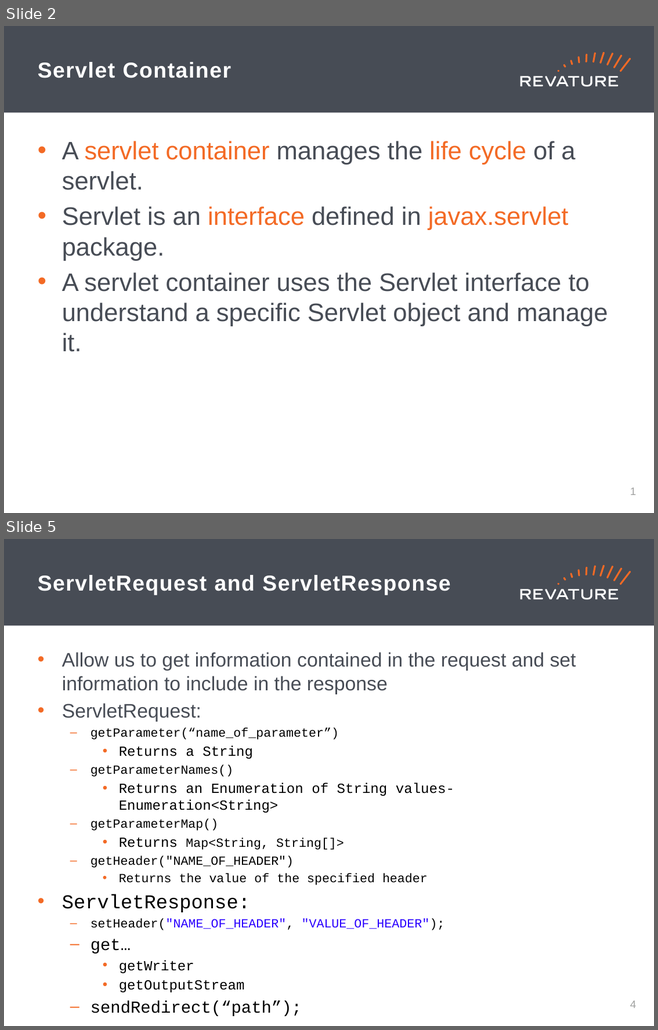
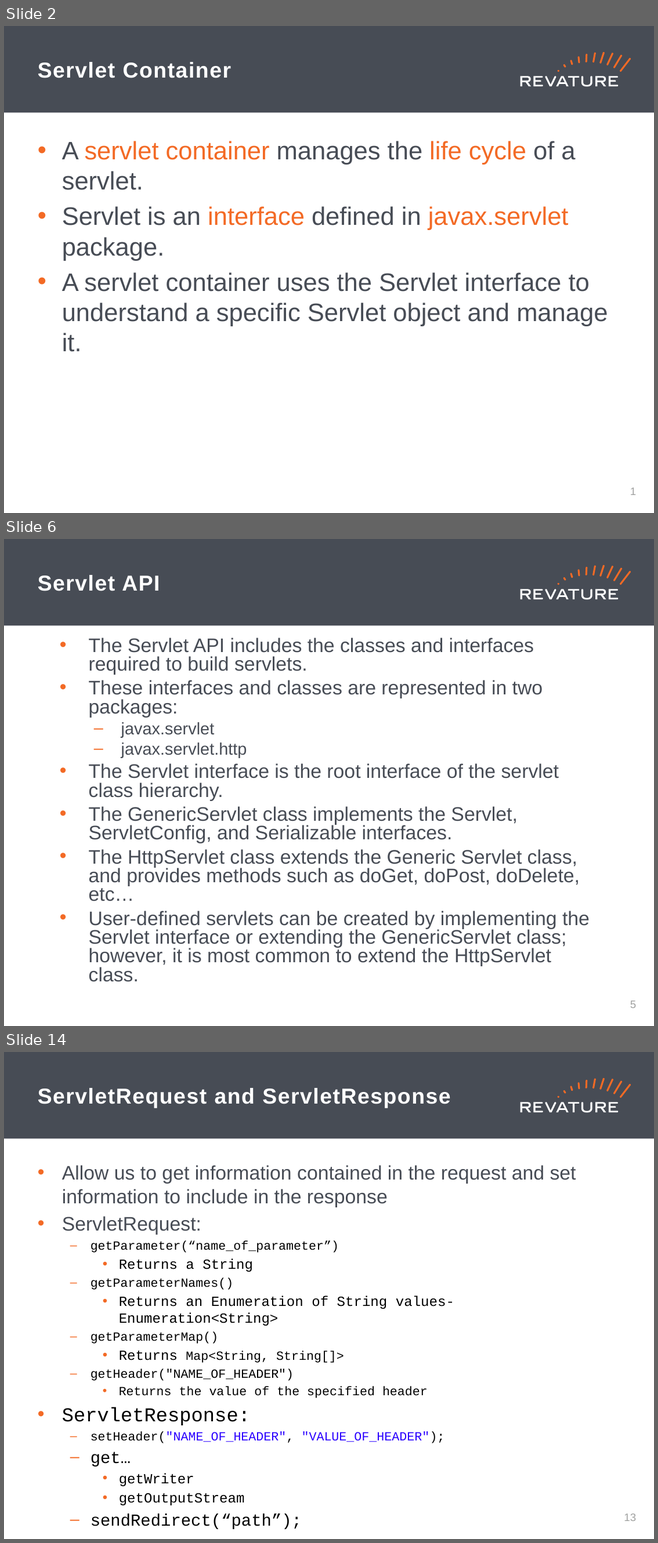
Before and after one commit to jhigherevature/8302021_RAP, a slide deck: powerpoints/Day_33.pptx. Shown one above the other, each under a label of ours: slides 2 and 5 before the commit, slides 2, 6 and 14 after it; the slides between them are not shown. The pictures are 658x1030 and 658x1543 pixels, drawn with LibreOffice and Linux fonts; fonts in the diff are those of the drawing. Boxes give left, top, right and bottom in pixels: in the first picture for what was removed or moved away, otherwise in the second. Text is boxed around its words. In the diff, an @@ line names an element or a change of style, - is before the commit and + after.

```diff
--- a/powerpoints/Day_33.pptx
+++ b/powerpoints/Day_33.pptx
@@ slide 6 added at [4,539,654,1026], background #FFFFFF; not listed: 19 template elements that a slide beside it also shows @@
@@ title added at [38,575,159,591], 24 pt, text #FFFFFF, bold @@
+Servlet API
@@ text added at [89,638,589,982], 21.7 pt, text #474C55 @@
+• The Servlet API includes the classes and interfaces required to build servlets.
+• These interfaces and classes are represented in two packages:
+  – javax.servlet
+  – javax.servlet.http
+• The Servlet interface is the root interface of the servlet class hierarchy.
+• The GenericServlet class implements the Servlet, ServletConfig, and Serializable interfaces.
+• The HttpServlet class extends the Generic Servlet class, and provides methods such as doGet, doPost, doDelete, etc…
+• User-defined servlets can be created by implementing the Servlet interface or extending the GenericServlet class; however, it is most common to extend the HttpServlet class.
@@ page number added at [630,1001,636,1008], 12 pt, text #A0A1A0 @@
+5
@@ what was slide 5 is now slide 14 @@
@@ page number at [623,1514,636,1521]: text changed @@
-4
+13
```
Also in this commit, not shown: 2 slides changed, 8 other slides added.
